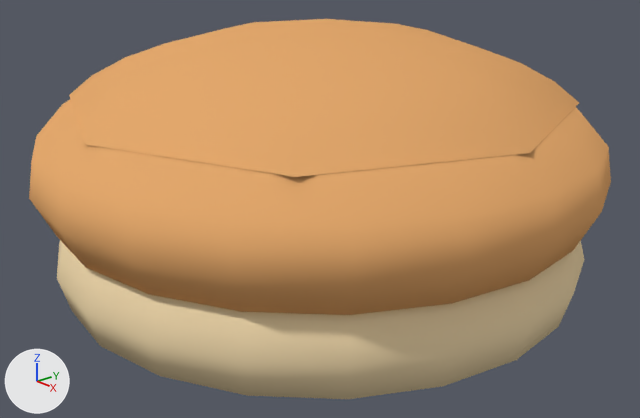
The Blender file ASSETS/Food/bread_roll_smooth.blend: old version first, new version second.
One viewpoint serves both versions: a camera (50 mm lens) standing at (23.81, -20.69, 10.96) and looking at (0.55, -0.45, -0.2). Every picture has the same lights, and +X, +Y and +Z are marked at lower left.

In view in the first picture: 'bun_bottom', 'bun_top'.
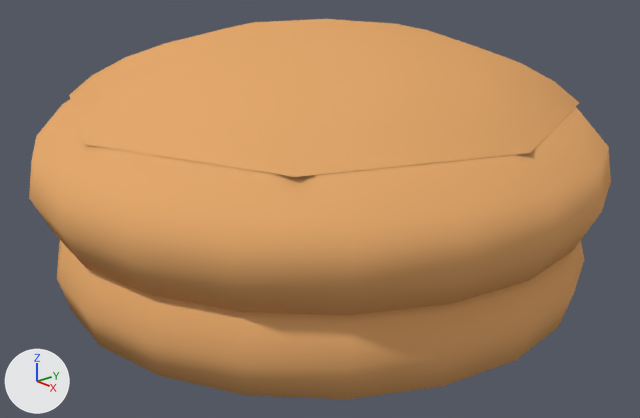
Where the change shows, as pixel boxes (x1, y1, x2, y2) in the pictures (640 x 418 px):
'bun_bottom', recoloured (beige to orange): (57, 240, 585, 399) in both

The edits, one by one:
me_cylinder has 60 vertices, 42 faces and spans x -10.0..10.0, y -10.0..10.0, z -3.0..-0.1.
me_cylinder no longer uses material mat_bread_light (beige #f0d9ad).
me_cylinder now uses material mat_bread_dark (orange #e5aa6e).
